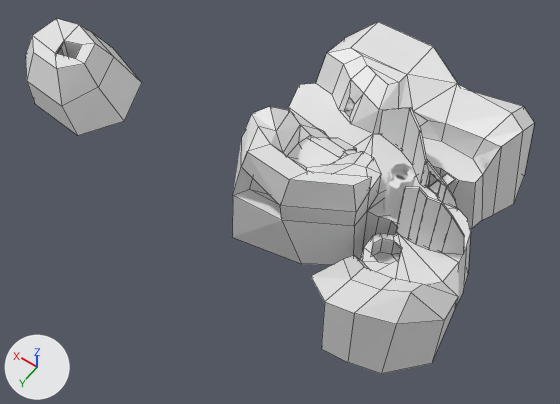
An edit to the Blender file Goodbye World/Assets/Blender/Tower.blend, drawn before and after from the same camera.
Before and after are seen from a camera (50 mm lens) standing at (-47.4, 118.3, 161.2) and looking at (35.3, 2.5, -20.7). Arrows for +X, +Y and +Z are at lower left; the lights stay in place. Mesh edges are drawn as thin lines on the coarser meshes.

Before the edit, the objects in view are built like this:
```python
me_cube_004 = bpy.data.meshes.new('Cube.004')
me_cube_004.from_pydata(...)  # 24 vertices, 22 faces; spans x -16.9..0.6, y -2.5..1.2, z -1.0..19.5
me_cube_006 = bpy.data.meshes.new('Cube.006')
me_cube_006.from_pydata(...)  # 33 vertices, 28 faces, 1 loose edge; spans x -1.1..26.5, y -17.3..0.9, z -1.1..15.7
me_plane_001 = bpy.data.meshes.new('Plane.001')
me_plane_001.from_pydata(...)  # 10 vertices, 4 faces; spans x -1.15..1.4, y -2.17..1.3, z -3.21..0.05
ob_cube_004 = bpy.data.objects.new('Cube.004', me_cube_004)
ob_cube_004.location = (-4.5, 6.0, 1.0)
ob_cube_004.rotation_euler = (0.0, 0.0, 0.091)  # degrees (0, 0, 5.2)
ob_cube_006 = bpy.data.objects.new('Cube.006', me_cube_006)
ob_cube_006.location = (-12.1, -9.8, 1.0)
ob_cube_006.rotation_euler = (0.0, 0.0, 0.221)  # degrees (0, 0, 13)
ob_plane_001 = bpy.data.objects.new('Plane.001', me_plane_001)
ob_plane_001.location = (23.7, 2.3, 9.3)
ob_plane_001.scale = (5.82, 5.82, 5.82)
# also in view: 'Cube.015' at (117.8, -0.8, -10.5); 'Circle' at (0.5, 0.8, 7.3); 'Plane' at (10.2, -10.7, -0.3)
```
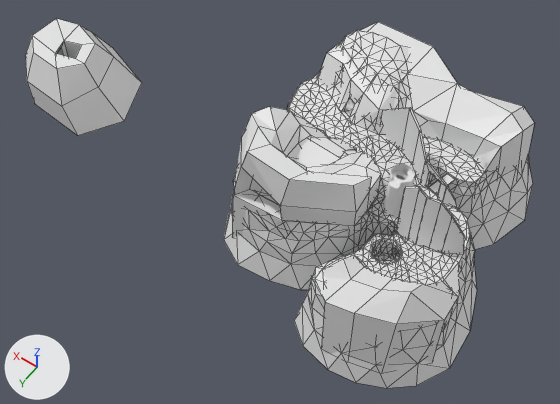
Location of each change, (x1, y1, x2, y2) in pixels of the pictures (560 x 404 px):
'Terrain', added
    after: (224, 30, 533, 388)

What changed in the scene script:
```text
Add mat_material:
    mat_material = diffuse_material('Material')
    mat_material.base_color = (0.8, 0.8, 0.8)  # white #e7e7e7
Add me_plane_002:
    me_plane_002.from_pydata(...)  # 1122 vertices, 2153 faces, 1 loose edge; spans x -30.5..52.1, y -60.9..37.1, z -26.1..13.5
    me_plane_002.materials.append(mat_material)  # its picture is missing
Add ob_terrain:
    ob_terrain = bpy.data.objects.new('Terrain', me_plane_002)
    ob_terrain.location = (0.0, 0.0, 0.0)
```
